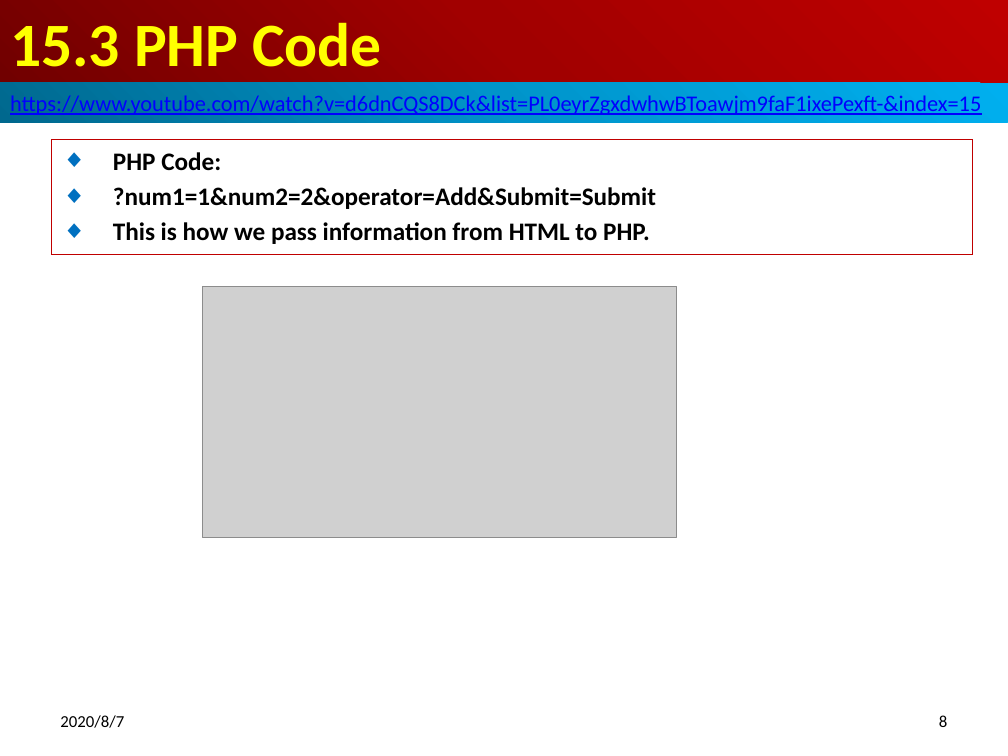
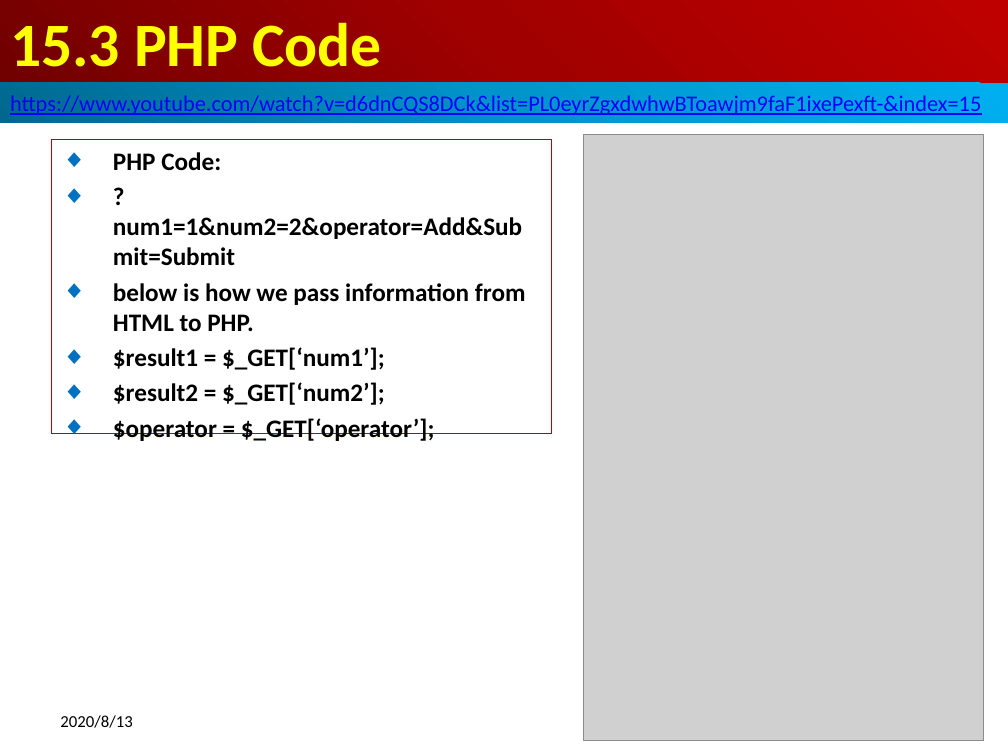
Before and after one commit to peterhchen/900_PHP_Proj, a slide deck: slide 8 of 15_Calculator.pptx. Drawn at 1008x756 pixels with LibreOffice and Linux fonts; fonts in the diff are those of the drawing; grey boxes stand for pictures. Boxes give left, top, right and bottom in pixels: in the first picture for what was removed or moved away, otherwise in the second. Text is boxed around its words. In the diff, an @@ line names an element or a change of style, - is before the commit and + after.

```diff
--- a/15_Calculator.pptx
+++ b/15_Calculator.pptx
@@ subtitle "PHP Code:": place and size @@
-subtitle "PHP Code:" at (51,140,972,255)
+subtitle "PHP Code:" at (51,140,551,433)
@@ picture added at (584,134,984,741) @@
@@ subtitle at (113,283,526,441): text changed @@
-◆ This is how we pass information from HTML to PHP.
+◆ below is how we pass information from HTML to PHP.
+◆ $result1 = $_GET[‘num1’];
+◆ $result2 = $_GET[‘num2’];
+◆ $operator = $_GET[‘operator’];
@@ picture removed at (203,286,677,537) @@
@@ text at (60,715,132,728): text changed @@
-2020/8/7
+2020/8/13
@@ page number removed at (939,715,947,727) @@
-8
```
Also in this commit, not shown: 15 other slides changed.
